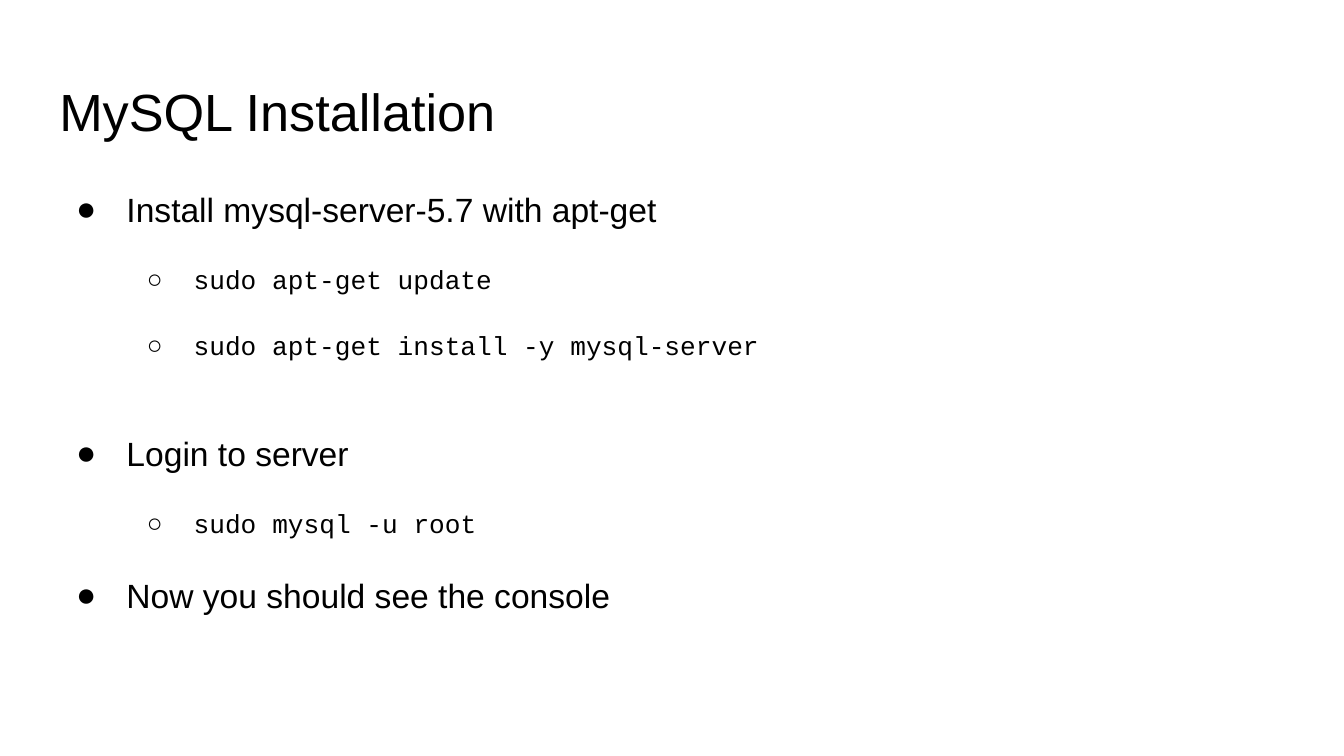
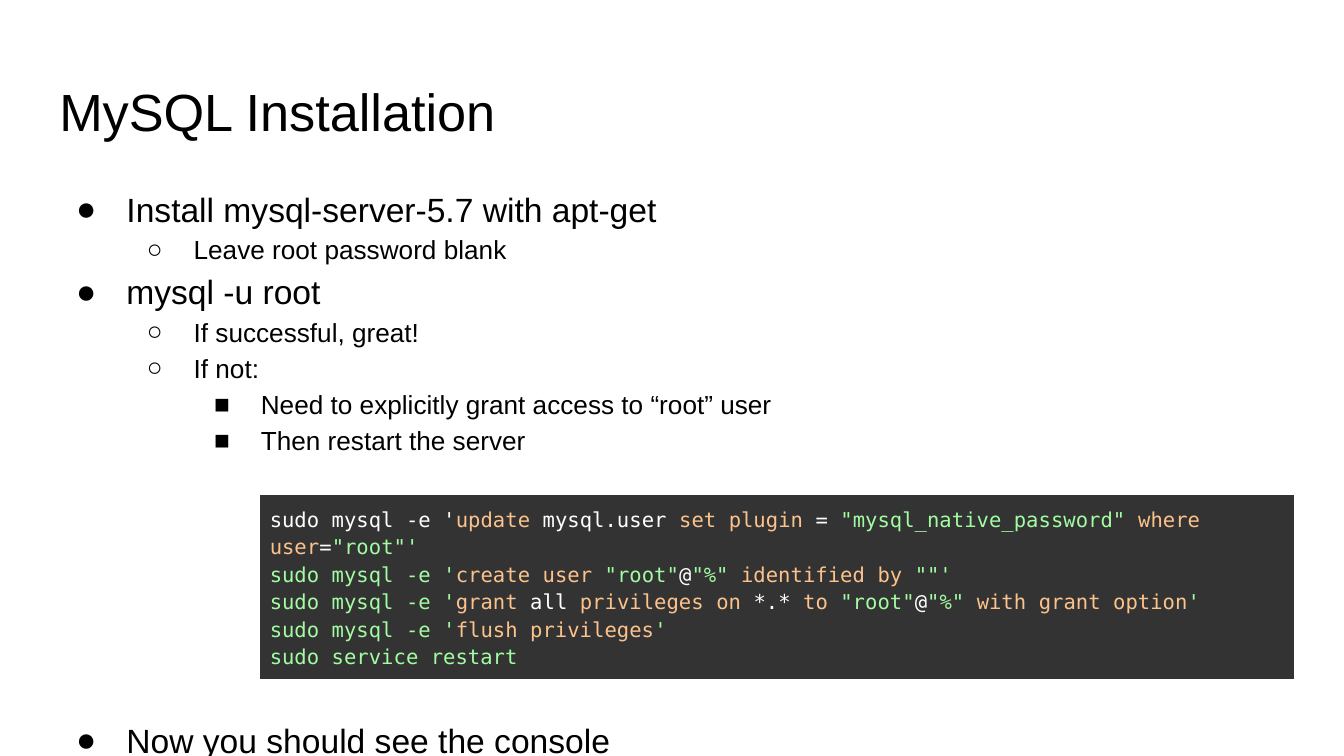
Before and after one commit to v1shva/sutd-big-data-lab-1, a slide deck: slide 19 of MySQL-AWS.pptx (slide 18 before the commit). Drawn at 1344x756 pixels with LibreOffice and Linux fonts; fonts in the diff are those of the drawing. Boxes give left, top, right and bottom in pixels: in the first picture for what was removed or moved away, otherwise in the second. Text is boxed around its words. In the diff, an @@ line names an element or a change of style, - is before the commit and + after.

```diff
--- a/MySQL-AWS.pptx
+++ b/MySQL-AWS.pptx
@@ text at [126, 240, 771, 451]: text changed; font Courier New to Arial @@
-  ○ sudo apt-get update
-  ○ sudo apt-get install -y mysql-server
-● Login to server
-  ○ sudo mysql -u root
+  ○ Leave root password blank
+● mysql -u root
+  ○ If successful, great!
+  ○ If not:
+    ■ Need to explicitly grant access to “root” user
+    ■ Then restart the server
@@ table added at [261, 496, 1294, 669], 1 rows, 1 columns @@
+sudo mysql -e 'update mysql.user set plugin = "mysql_native_password" where user="root"' sudo mysql -e 'create user "root"@"%" identified by ""' sudo mysql -e 'grant all privileges on *.* to "root"@"%" with grant option' sudo mysql -e 'flush privileges' sudo service restart
```
Also in this commit, not shown: 2 other slides changed, 11 slides added, 5 other files.
